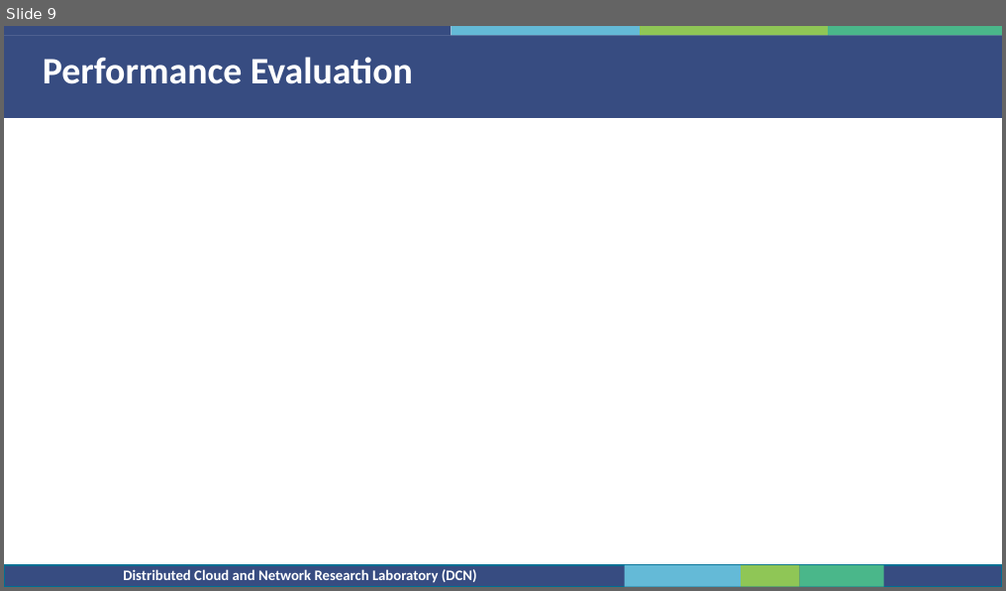
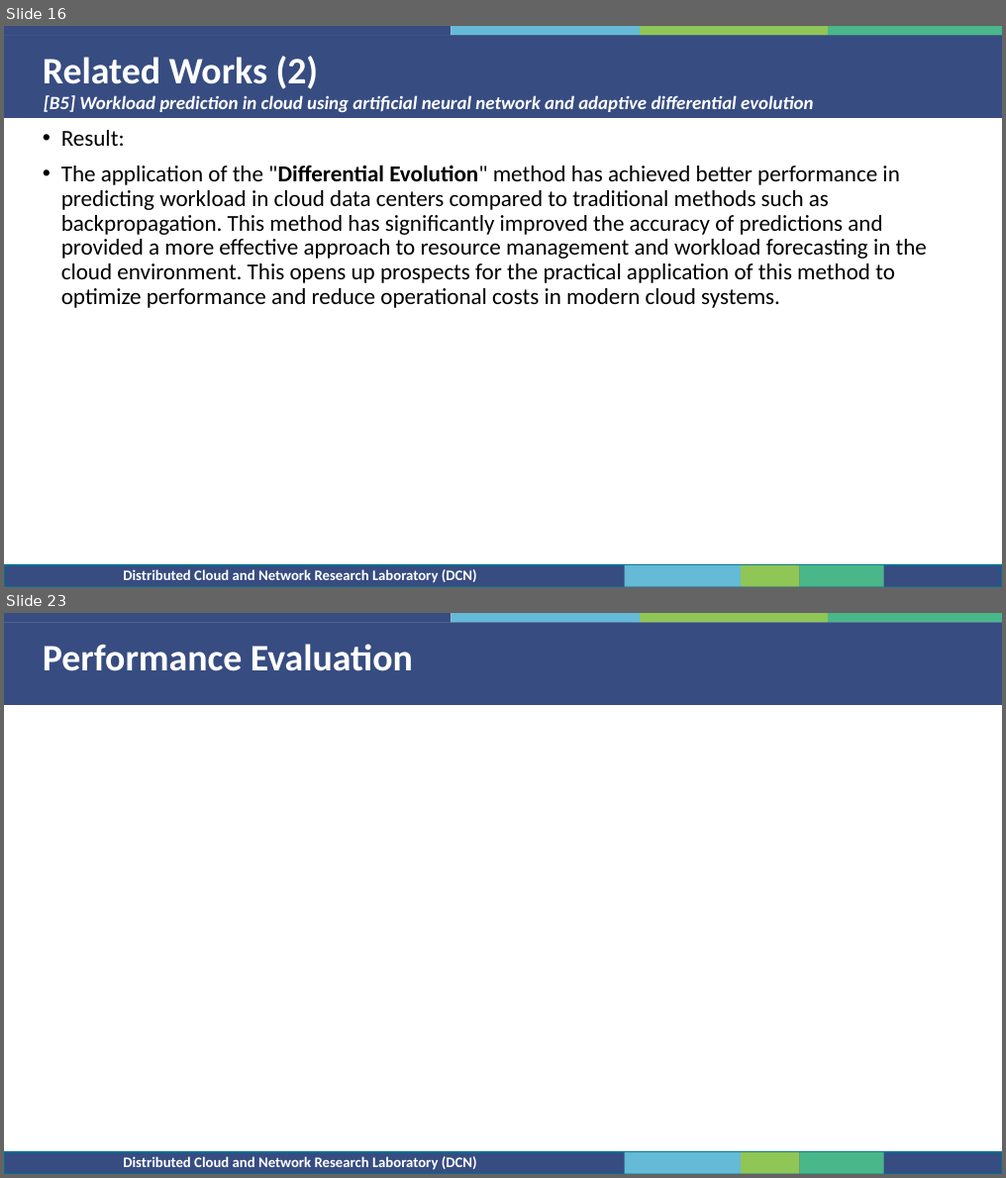
Before and after one commit to bactp/ml-class-project-20232, a slide deck: Integrated-Project.pptx. Shown one above the other, each under a label of ours: slide 9 before the commit, slides 16 and 23 after it; the slides between them are not shown. The pictures are 1006x591 and 1006x1178 pixels, drawn with LibreOffice and Linux fonts; fonts in the diff are those of the drawing; background and template pictures are left out. Boxes give left, top, right and bottom in pixels: in the first picture for what was removed or moved away, otherwise in the second. Text is boxed around its words. In the diff, an @@ line names an element or a change of style, - is before the commit and + after.

```diff
--- a/Integrated-Project.pptx
+++ b/Integrated-Project.pptx
@@ slide 16 added at [4, 26, 1002, 587], background #FFFFFF; not listed: 10 template elements that a slide beside it also shows @@
@@ rectangle added at [4, 35, 1002, 117], fill #384C81 @@
@@ text added at [43, 56, 319, 89], 36 pt, text #FFFFFF, bold @@
+Related Works (2)
@@ text added at [44, 95, 813, 112], 18 pt, text #FFFFFF, bold, italic @@
+[B5] Workload prediction in cloud using artificial neural network and adaptive differential evolution
@@ text added at [61, 130, 927, 308], 22 pt, text #000000 @@
+• Result:
+• The application of the "Differential Evolution" method has achieved better performance in predicting workload in cloud data centers compared to traditional methods such as backpropagation. This method has significantly improved the accuracy of predictions and provided a more effective approach to resource management and workload forecasting in the cloud environment. This opens up prospects for the practical application of this method to optimize performance and reduce operational costs in modern cloud systems.
@@ what was slide 9 is now slide 23 @@
```
Also in this commit, not shown: 4 slides changed, 18 other slides added, 4 slides removed.
